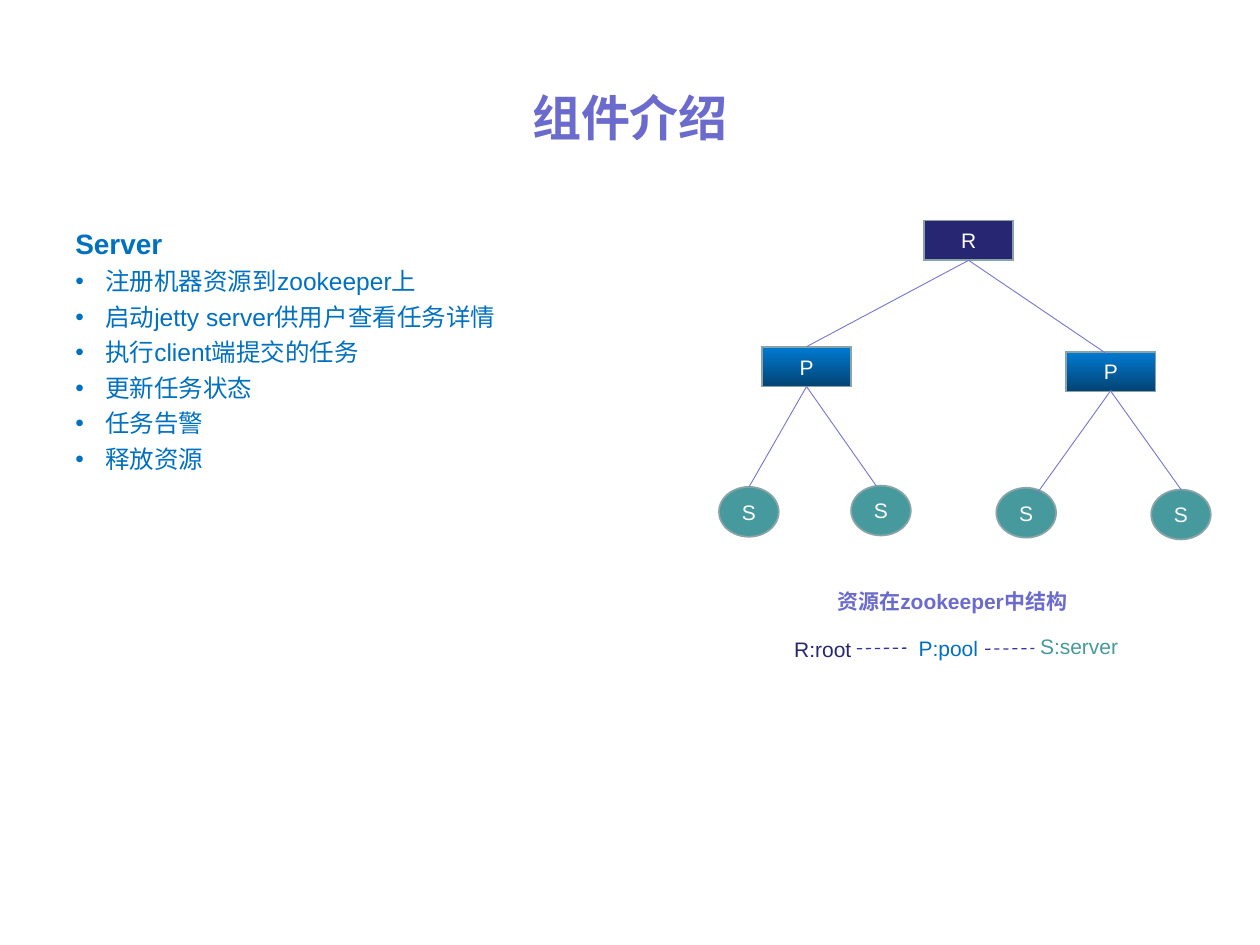
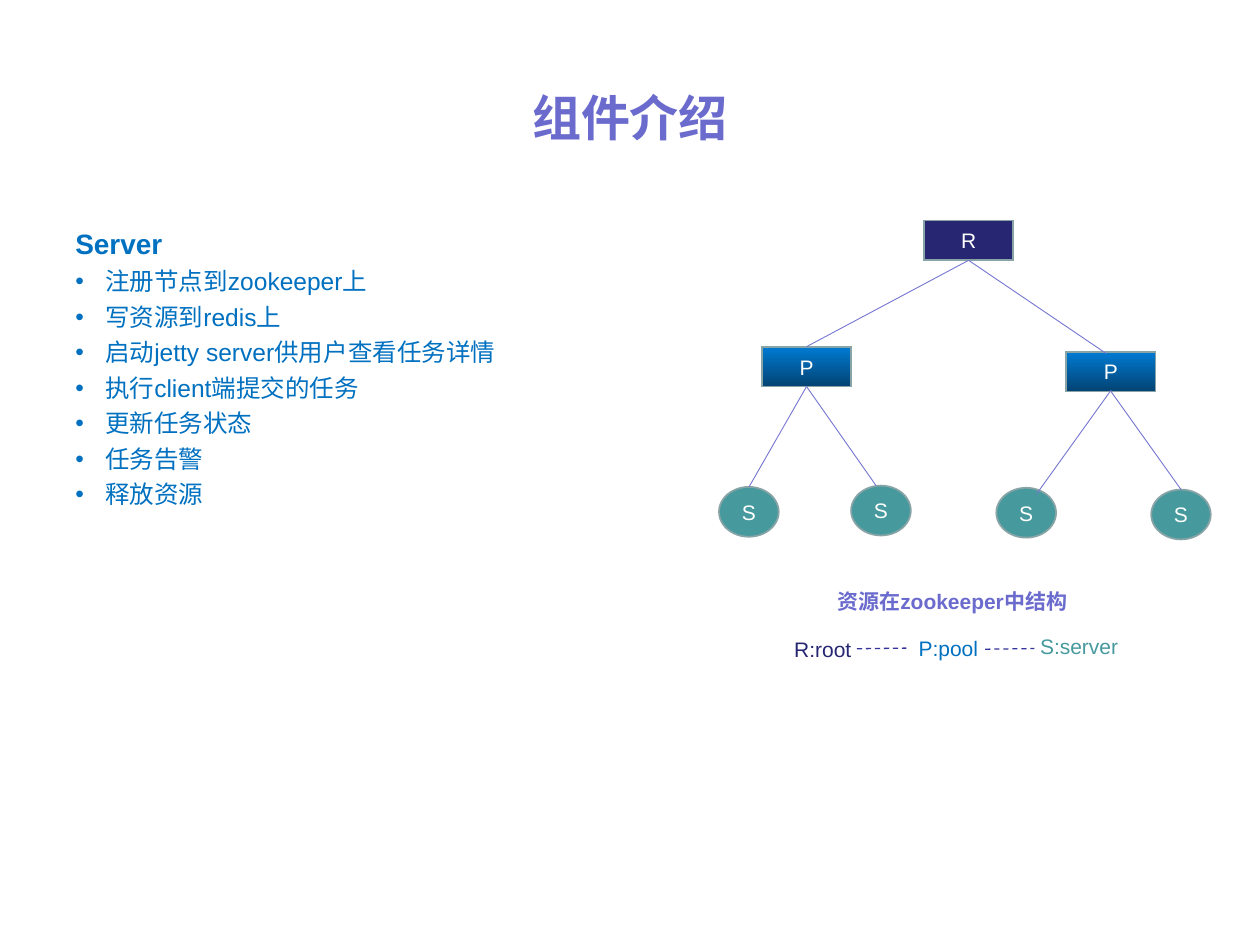
Before and after one commit to ylpu/distribute-scheduler, a slide deck: slide 9 of files/dis-scheduler.ppt (slide 8 before the commit). Drawn at 1260x945 pixels with LibreOffice and Linux fonts; fonts in the diff are those of the drawing. Boxes give left, top, right and bottom in pixels: in the first picture for what was removed or moved away, otherwise in the second. Text is boxed around its words. In the diff, an @@ line names an element or a change of style, - is before the commit and + after.

```diff
--- a/files/dis-scheduler.ppt
+++ b/files/dis-scheduler.ppt
@@ text at (x1=105, y1=269, x2=367, y2=328): text changed @@
-• 注册机器资源到zookeeper上
+• 注册节点到zookeeper上
+• 写资源到redis上
```
Also in this commit, not shown: 9 other slides changed, 4 slides added, 14 other files.
